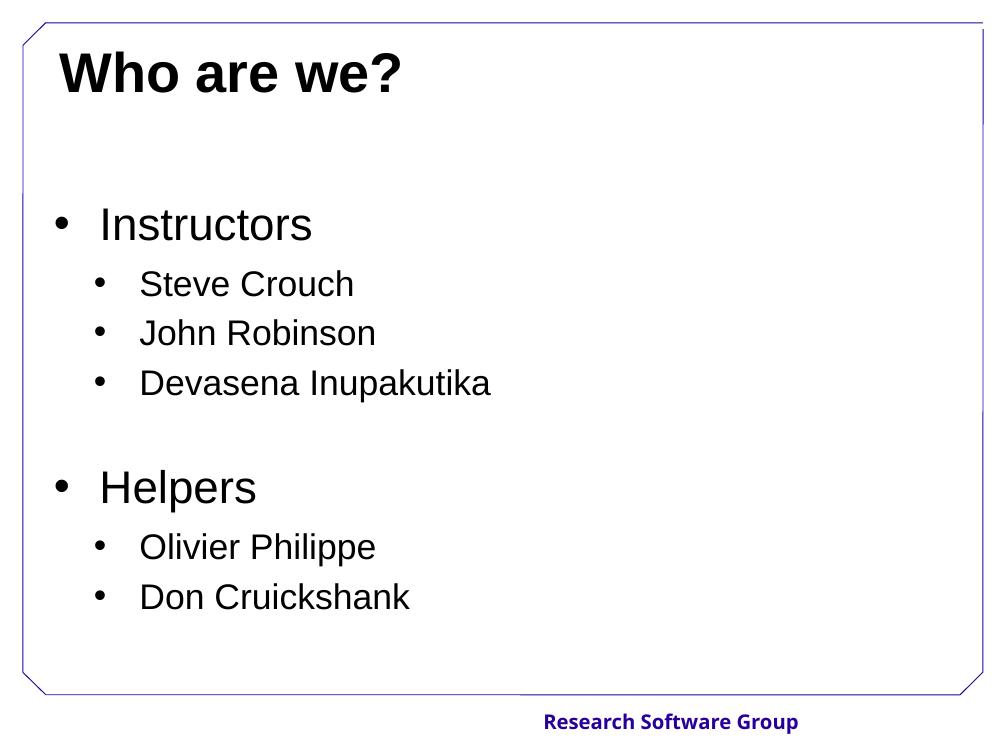
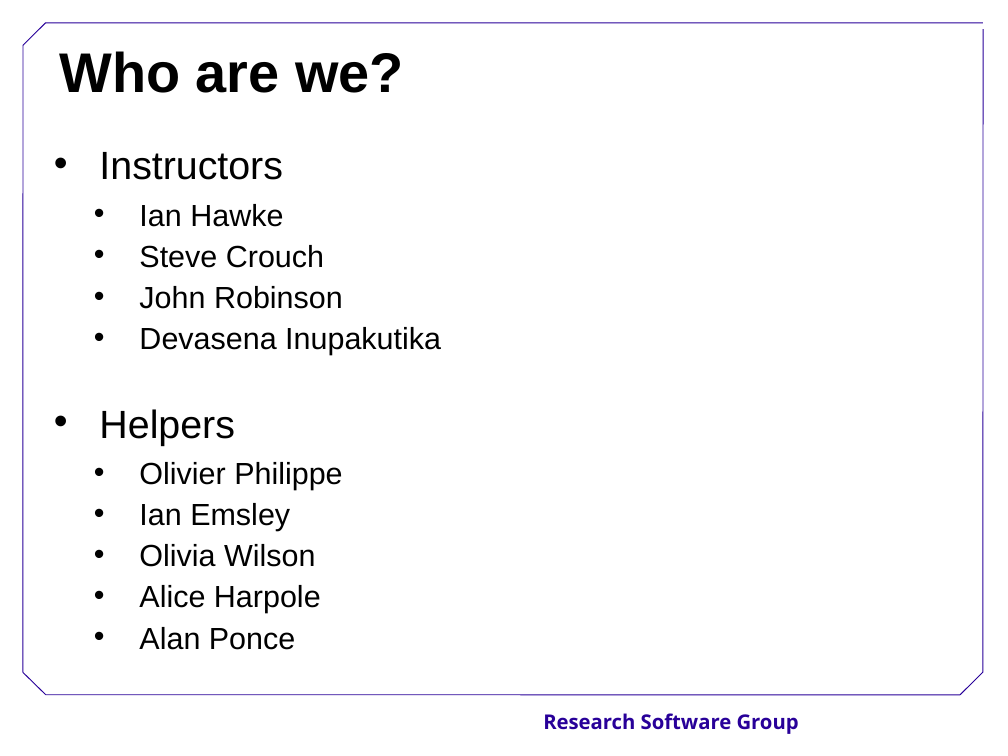
Before and after one commit to Southampton-RSG/2015-12-15-Southampton, a slide deck: slide 22 of welcome/SoftwareCarpentryIntro.ppt. Drawn at 1008x756 pixels with LibreOffice and Linux fonts; fonts in the diff are those of the drawing; background and template pictures are left out. Boxes give left, top, right and bottom in pixels: in the first picture for what was removed or moved away, otherwise in the second. Text is boxed around its words. In the diff, an @@ line names an element or a change of style, - is before the commit and + after.

```diff
--- a/welcome/SoftwareCarpentryIntro.ppt
+++ b/welcome/SoftwareCarpentryIntro.ppt
@@ text "Instructors": place and size @@
-text "Instructors" at box(99, 208, 491, 610)
+text "Instructors" at box(99, 152, 441, 650)
@@ text at box(99, 152, 441, 490): size 36 to 31 pt in "Instructors", "Helpers"; size 28 to 24 pt in "Steve Crouch", "John Robinson", "Devasena Inupakutika", "Olivier Philippe"; line spacing 0.83 to 0.73 @@
@@ text at box(139, 204, 283, 227): paragraph added @@
+  • Ian Hawke
@@ text at box(139, 503, 321, 650): text changed; size 28 to 24 pt @@
-  • Don Cruickshank
+  • Ian Emsley
+  • Olivia Wilson
+  • Alice Harpole
+  • Alan Ponce
```
Also in this commit, not shown: 6 other slides changed.
